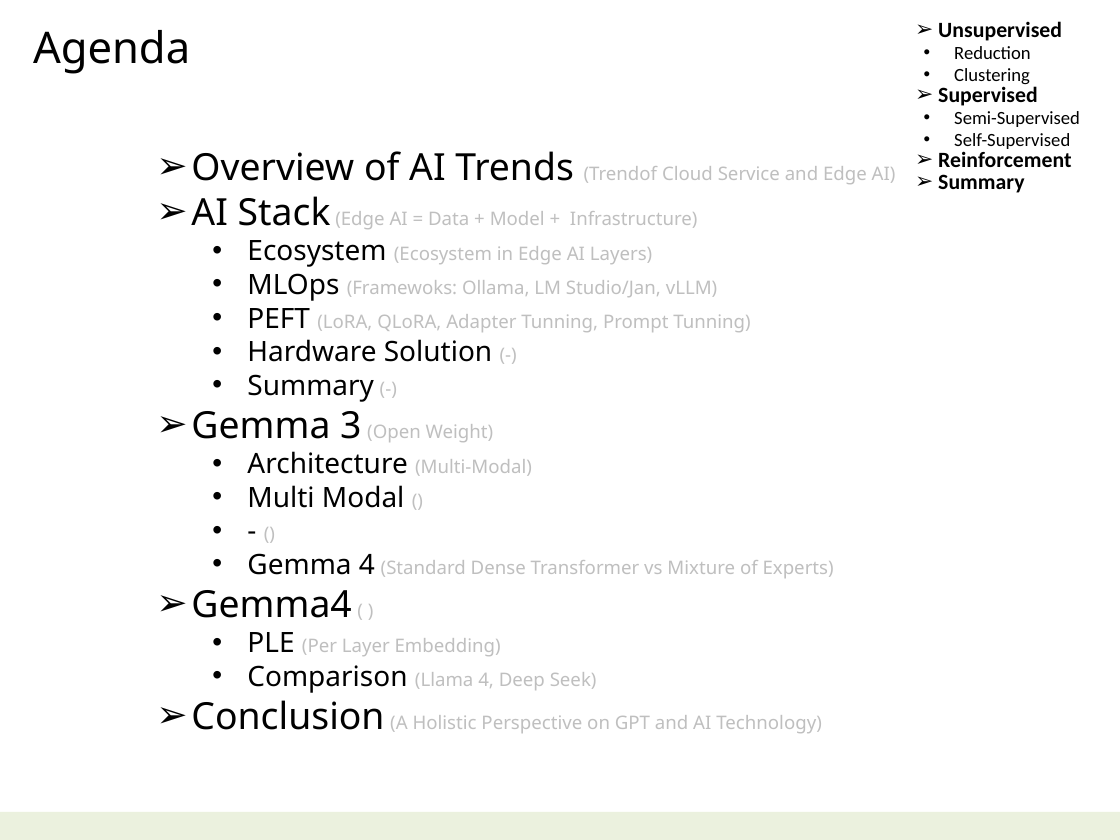
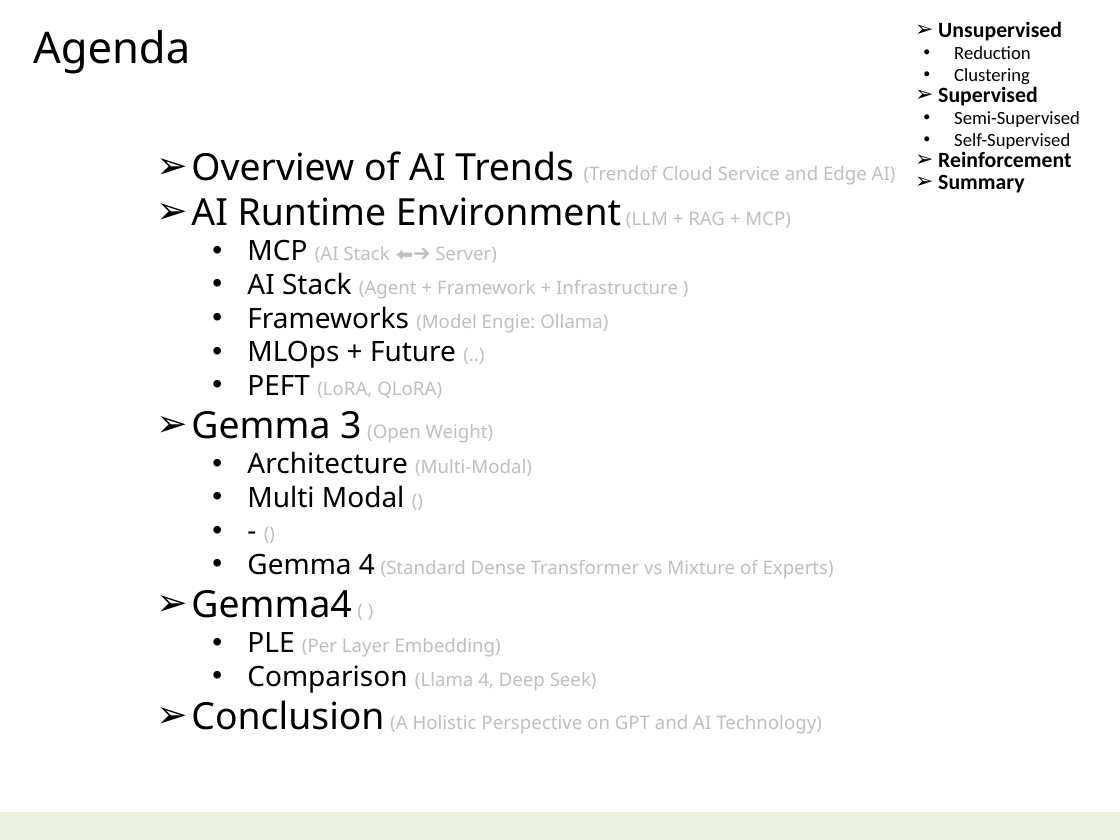
Before and after one commit to navibator/crazy-ai, a slide deck: slide 2 of ai-gemma.pptx. Drawn at 1120x840 pixels with LibreOffice and Linux fonts; fonts in the diff are those of the drawing. Boxes give left, top, right and bottom in pixels: in the first picture for what was removed or moved away, otherwise in the second. Text is boxed around its words. In the diff, an @@ line names an element or a change of style, - is before the commit and + after.

```diff
--- a/ai-gemma.pptx
+++ b/ai-gemma.pptx
@@ text at bbox=[191, 197, 791, 398]: text changed @@
-➢ AI Stack (Edge AI = Data + Model + Infrastructure)
-  • Ecosystem (Ecosystem in Edge AI Layers)
-  • MLOps (Framewoks: Ollama, LM Studio/Jan, vLLM)
-  • PEFT (LoRA, QLoRA, Adapter Tunning, Prompt Tunning)
-  • Hardware Solution (-)
-  • Summary (-)
+➢ AI Runtime Environment (LLM + RAG + MCP)
+  • MCP (AI Stack ⬅➔ Server)
+  • AI Stack (Agent + Framework + Infrastructure )
+  • Frameworks (Model Engie: Ollama)
+  • MLOps + Future (..)
+  • PEFT (LoRA, QLoRA)
```
Also in this commit, not shown: 4 other slides changed, 2 slides added, 3 slides removed, 1 other file.
